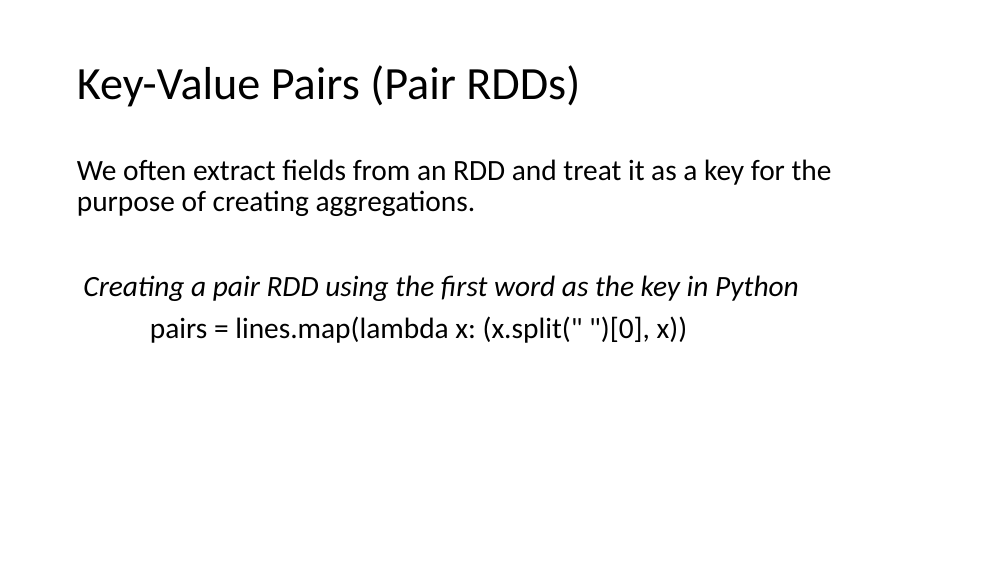
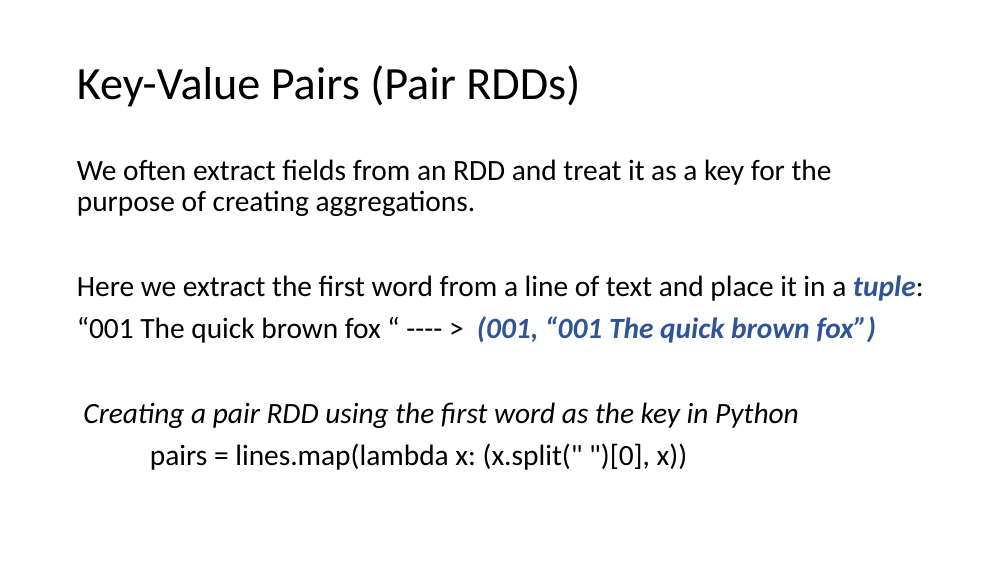
Before and after one commit to marilynwaldman/course, a slide deck: slide 3 of spark/03-RDDs/03-KeyValueRdds.pptx. Drawn at 1008x567 pixels with LibreOffice and Linux fonts; fonts in the diff are those of the drawing. Boxes give left, top, right and bottom in pixels: in the first picture for what was removed or moved away, otherwise in the second. Text is boxed around its words. In the diff, an @@ line names an element or a change of style, - is before the commit and + after.

Commit message:
updated paired rdds

```diff
--- a/spark/03-RDDs/03-KeyValueRdds.pptx
+++ b/spark/03-RDDs/03-KeyValueRdds.pptx
@@ text at [77, 275, 924, 343]: paragraphs added @@
+Here we extract the first word from a line of text and place it in a tuple:
+“001 The quick brown fox “ ---- > (001, “001 The quick brown fox”)
```
Also in this commit, not shown: 4 other slides changed, 8 slides added, 2 slides removed, 9 other files.
